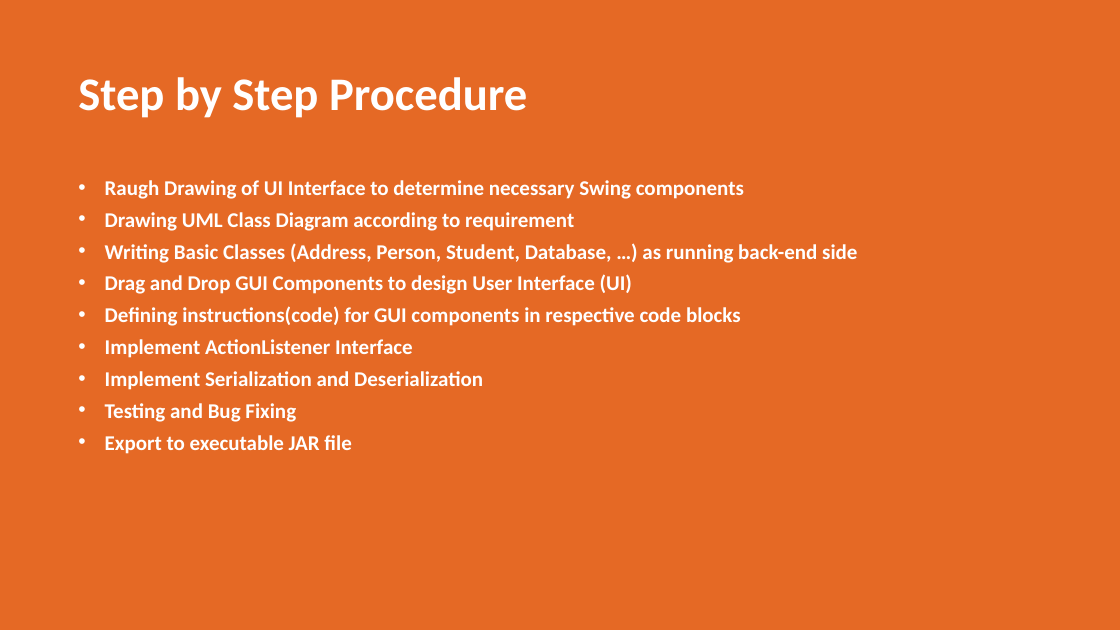
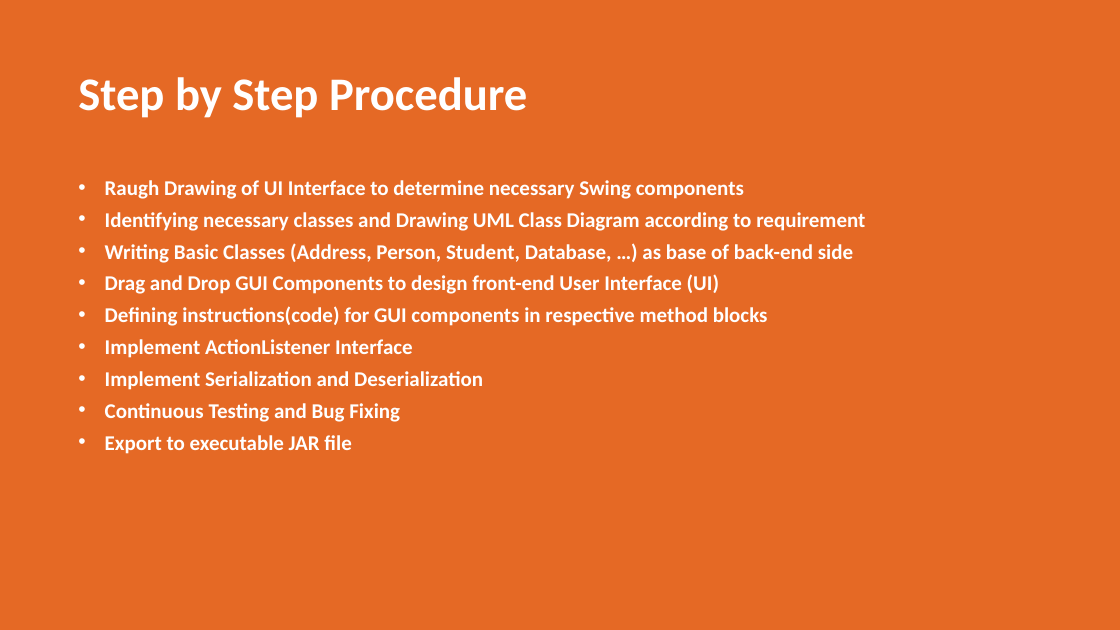
Before and after one commit to KaziRifatMorshed/student-database-oop-java-swing, a slide deck: slide 6 of Presentation.pptx. Drawn at 1120x630 pixels with LibreOffice and Linux fonts; fonts in the diff are those of the drawing; background and template pictures are left out. Boxes give left, top, right and bottom in pixels: in the first picture for what was removed or moved away, otherwise in the second. Text is boxed around its words. In the diff, an @@ line names an element or a change of style, - is before the commit and + after.

```diff
--- a/Presentation.pptx
+++ b/Presentation.pptx
@@ text at (105,212,865,326): text changed @@
-• Drawing UML Class Diagram according to requirement
-• Writing Basic Classes (Address, Person, Student, Database, …) as running back-end side
-• Drag and Drop GUI Components to design User Interface (UI)
-• Defining instructions(code) for GUI components in respective code blocks
+• Identifying necessary classes and Drawing UML Class Diagram according to requirement
+• Writing Basic Classes (Address, Person, Student, Database, …) as base of back-end side
+• Drag and Drop GUI Components to design front-end User Interface (UI)
+• Defining instructions(code) for GUI components in respective method blocks
@@ text at (105,403,400,422): text changed @@
-• Testing and Bug Fixing
+• Continuous Testing and Bug Fixing
```
Also in this commit, not shown: 4 other slides changed, 4 other files.
